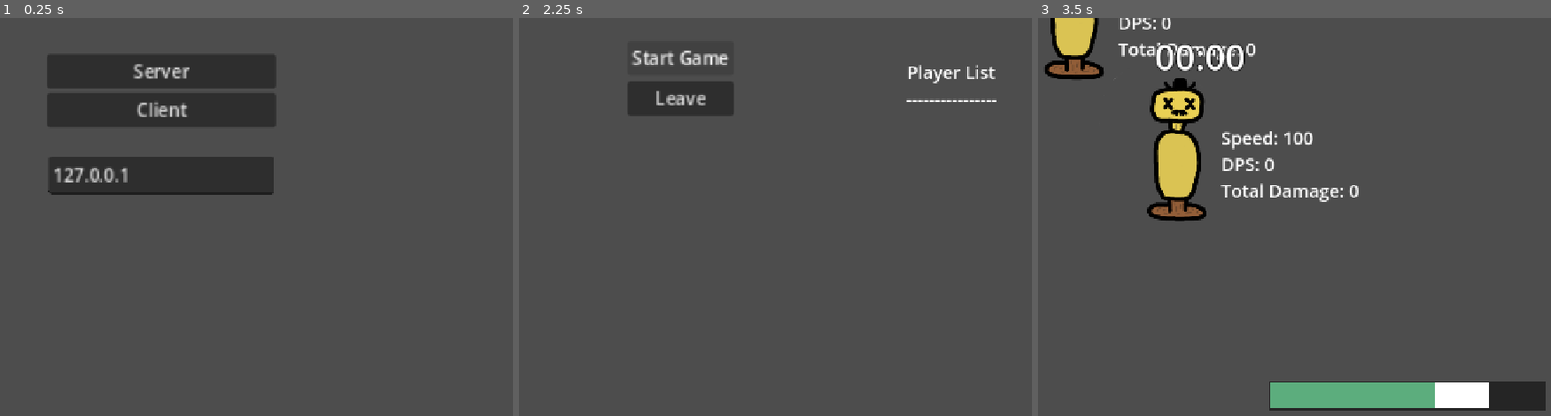
Above: before the commit, frames 1-3 (left to right).
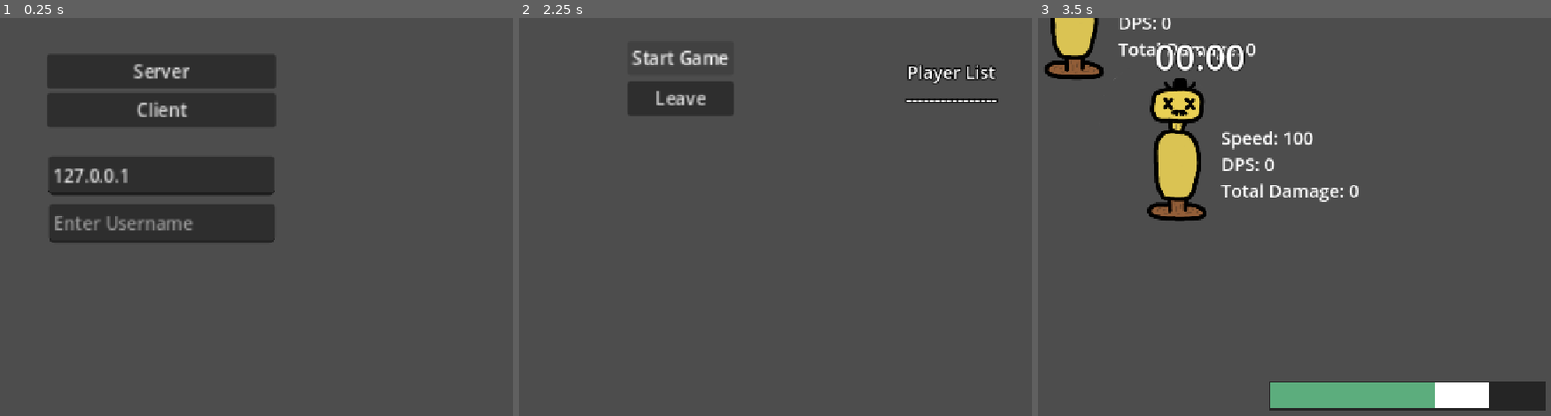
Above: after the commit, the same moments.

Repository: YummyBerry1108/P.A.L
Game: Godot game, scene res://scenes/menu.tscn
The game is run twice, just before and just after one commit, with the same random seed, the same clock (stepped at 60 frames per second) and the same inputs.
Inputs:
- Up to frame 1 (0.25 s): no input
- Up to frame 2 (2.25 s): click "Client" at 0.5 s; click "Leave" at 1.25 s; click "Server" at 2 s
- Up to frame 3 (3.5 s): click "Start Game" at 2.75 s

The runs differ from the first frame. In frame 1, 3.8% of the frame differs, in the area x 9-54%, y 37-57%; in frame 2, 0.5%; in frame 3, nothing differs.

Commit message:
add username system

Diff:
--- a/scenes/main.tscn
+++ b/scenes/main.tscn
@@ -65,5 +65,5 @@
 spawn_path = NodePath("../EnemyContainer")
 
 [node name="PlayerSpawner" type="MultiplayerSpawner" parent="."]
-_spawnable_scenes = PackedStringArray("uid://dvcahiono6yix", "uid://cvbjuk7t2yx1x")
+_spawnable_scenes = PackedStringArray("uid://dvcahiono6yix")
 spawn_path = NodePath("../PlayerContainer")
--- a/scenes/menu.tscn
+++ b/scenes/menu.tscn
@@ -29,7 +29,7 @@
 layout_mode = 2
 text = "Client"
 
-[node name="TextEdit" type="TextEdit" parent="."]
+[node name="IP" type="LineEdit" parent="."]
 layout_mode = 0
 offset_left = -204.0
 offset_top = 250.0
@@ -38,6 +38,16 @@
 text = "127.0.0.1"
 placeholder_text = "Enter IP"
 
+[node name="Username" type="LineEdit" parent="."]
+layout_mode = 0
+offset_left = -203.0
+offset_top = 336.0
+offset_right = 1.0
+offset_bottom = 371.0
+scale = Vector2(2, 2)
+placeholder_text = "Enter Username"
+
 [connection signal="button_down" from="VBoxContainer/Server" to="." method="_on_server_button_down"]
 [connection signal="button_down" from="VBoxContainer/Client" to="." method="_on_client_button_down"]
-[connection signal="text_changed" from="TextEdit" to="." method="_changed_ip"]
+[connection signal="text_changed" from="IP" to="." method="_changed_ip"]
+[connection signal="text_changed" from="Username" to="." method="_changed_username"]
--- a/scenes/player/player.tscn
+++ b/scenes/player/player.tscn
@@ -30,8 +30,11 @@
 
 [sub_resource type="SceneReplicationConfig" id="SceneReplicationConfig_75vfm"]
 properties/0/path = NodePath(".:position")
-properties/0/spawn = false
+properties/0/spawn = true
 properties/0/replication_mode = 2
+properties/1/path = NodePath(".:username")
+properties/1/spawn = true
+properties/1/replication_mode = 0
 
 [node name="Player" type="CharacterBody2D"]
 collision_layer = 2
--- a/scenes/ui/player_list.tscn
+++ b/scenes/ui/player_list.tscn
@@ -4,6 +4,8 @@
 
 [sub_resource type="LabelSettings" id="LabelSettings_etwee"]
 font_size = 32
+outline_size = 8
+outline_color = Color(0, 0, 0, 1)
 
 [node name="PlayerList" type="Label"]
 anchors_preset = 5
--- a/scripts/lobby.gd
+++ b/scripts/lobby.gd
@@ -16,14 +16,15 @@
 
 # This will contain player info for every player,
 # with the keys being each player's unique IDs.
-var players = {}
+var players: Dictionary = {}
+var player_username: String
 var server_ip: String
 # This is the local player info. This should be modified locally
 # before the connection is made. It will be passed to every other peer.
 # For example, the value of "name" can be set to something the player
 # entered in a UI scene.
 var is_server: bool
-var player_info: Dictionary = {"name": "Name"}
+var player_info: Dictionary
 var players_loaded: int = 0
 
 func _ready() -> void:
@@ -43,6 +44,8 @@
 	var error = peer.create_client(address, PORT)
 	if error:
 		return error
+	if player_username:
+		player_info["name"] = player_username
 	multiplayer.multiplayer_peer = peer
 
 func create_game():
@@ -50,8 +53,9 @@
 	var error = peer.create_server(PORT, MAX_CONNECTIONS)
 	if error:
 		return error
+	if player_username:
+		player_info["name"] = player_username
 	multiplayer.multiplayer_peer = peer
-
 	players[1] = player_info
 	player_connected.emit(1, player_info)
 
--- a/scripts/main.gd
+++ b/scripts/main.gd
@@ -42,6 +42,8 @@
 	var player: Player = player_scene.instantiate()
 	player.global_position = Vector2.ZERO
 	player.name = str(id)
+	#if "name" in Lobby.players[id]:
+		#player.username = Lobby.players[id]["name"]
 	player.add_to_group("players")
 	player_container.add_child(player)
 	player.player_died.connect(_on_player_died)
@@ -52,6 +54,7 @@
 func _on_player_spawned(node: Player) -> void:
 	#print("ID: ",  multiplayer.get_unique_id())
 	#print("Spawn: ", node.name)
+	#print("Name: ", node.username)
 	if not multiplayer.is_server():
 		node.player_died.connect(_on_player_died)
 	if node.is_multiplayer_authority():
@@ -116,6 +119,6 @@
 		_add_player_node(player_id)
 		player_amount += 1
 
-	spawn_enemy("rabbit", 30)
-	spawn_enemy("rock", 30)
-	spawn_enemy("snail", 30)
+	spawn_enemy("rabbit", 1)
+	spawn_enemy("rock", 1)
+	spawn_enemy("snail", 1)
--- a/scripts/menu.gd
+++ b/scripts/menu.gd
@@ -1,6 +1,7 @@
 extends Control
 
-@onready var text_edit: TextEdit = $TextEdit
+@onready var ip: LineEdit = $IP
+@onready var username: LineEdit = $Username
 
 func _on_server_button_down() -> void:
 	Lobby.is_server = true
@@ -10,5 +11,8 @@
 	Lobby.is_server = false
 	get_tree().change_scene_to_file("res://scenes/lobby.tscn")
 
-func _changed_ip() -> void:
-	Lobby.server_ip = text_edit.text
+func _changed_ip(new_text: String) -> void:
+	Lobby.server_ip = new_text
+
+func _changed_username(new_text: String) -> void:
+	Lobby.player_username = new_text
--- a/scripts/player/player.gd
+++ b/scripts/player/player.gd
@@ -15,6 +15,7 @@
 @export var hp: float = 100.0
 @export var is_invincible: bool = false
 @export var is_alive: bool = true
+@export var username: String
 
 const SPEED: float = 300.0
 var _old_hp: float
@@ -26,7 +27,12 @@
 
 func _ready() -> void:
 	_old_hp = hp
-	display_name.text = name
+	if "name" in Lobby.players[name.to_int()]:
+		username = Lobby.players[name.to_int()]["name"]
+	else:
+		username = "Guest " + str(name)
+	display_name.text = username
+
 	health_changed.connect(health_bar._set_health)
 	health_bar.init_health(hp)
 
--- a/scripts/ui/player_list.gd
+++ b/scripts/ui/player_list.gd
@@ -30,4 +30,9 @@
 	var player_keys: Array = player_list.keys()
 	player_keys.sort()
 	for player_id in player_keys:
-		text += str(player_id) + "\n"
+		var player_name: String
+		if "name" in player_list[player_id]:
+			player_name = player_list[player_id]["name"]
+		else:
+			player_name = "Guest " + str(player_id)
+		text += player_name + "\n"
